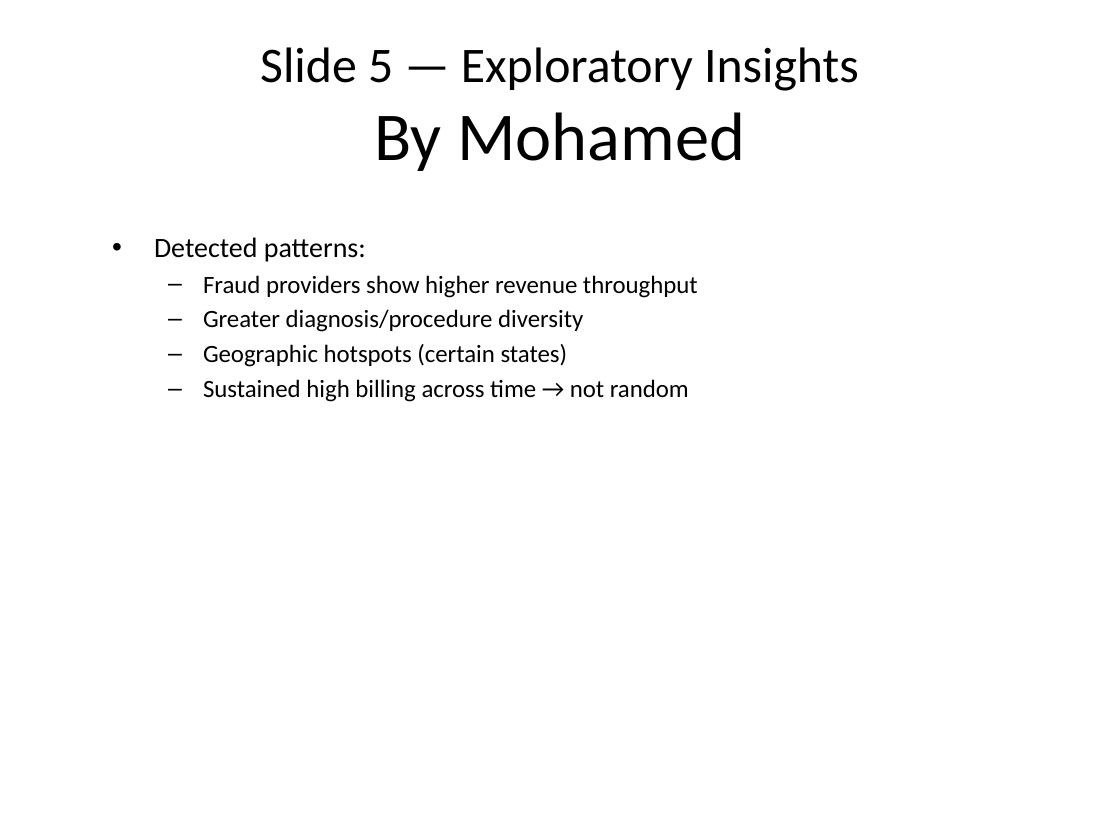
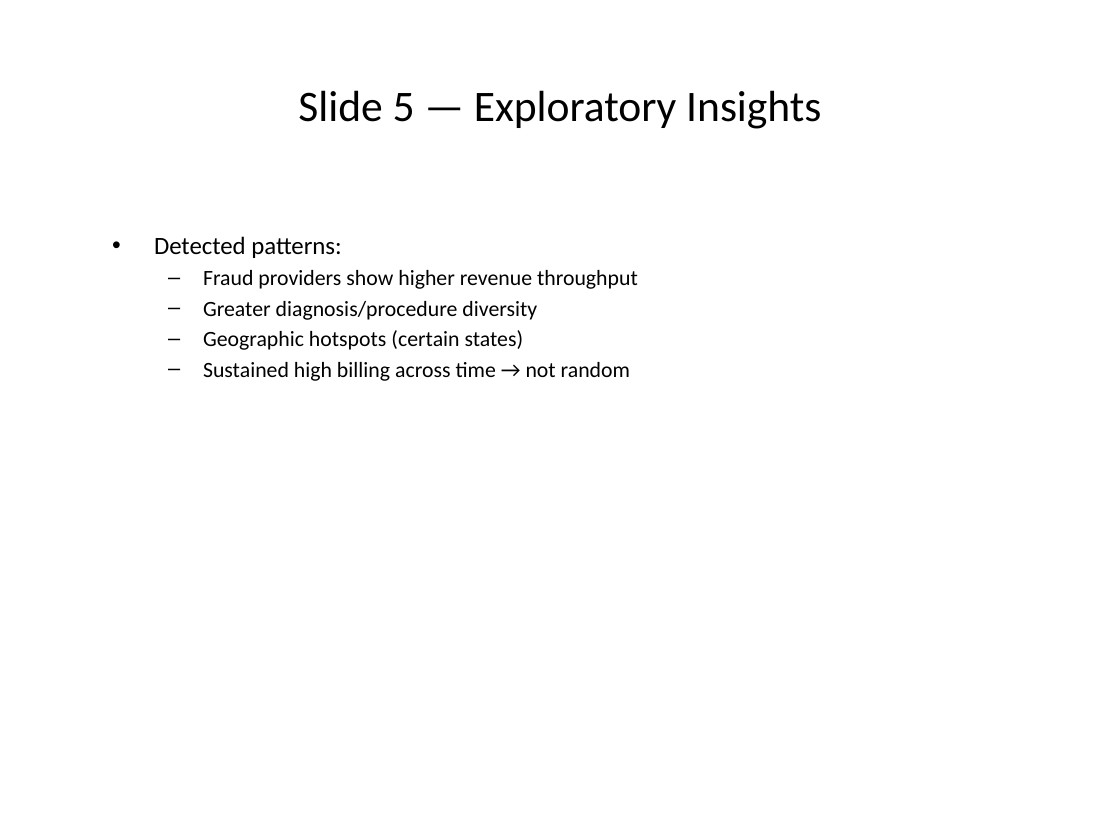
Before and after one commit to mohamedosamaa428/fraud_detection_project, a slide deck: slide 6 of reports/presentation.pptx. Drawn at 1120x840 pixels with LibreOffice and Linux fonts; fonts in the diff are those of the drawing. Boxes give left, top, right and bottom in pixels: in the first picture for what was removed or moved away, otherwise in the second. Text is boxed around its words. In the diff, an @@ line names an element or a change of style, - is before the commit and + after.

```diff
--- a/reports/presentation.pptx
+++ b/reports/presentation.pptx
@@ title "Slide 5 — Exploratory Insights" at [298, 90, 821, 129]: size 32 to 28 pt @@
@@ title at [374, 112, 745, 171]: paragraph removed @@
-By Mohamed
@@ text "Detected patterns:" at [154, 236, 638, 381]: size 18 to 16 pt in "Detected patterns:"; size 16 to 14 pt in "Fraud providers show higher revenue throughput", "Greater diagnosis/procedure diversity", "Geographic hotspots (certain states)", "Sustained high billing across time → not ..." @@
```
Also in this commit, not shown: 12 other slides changed, 1 other file.
